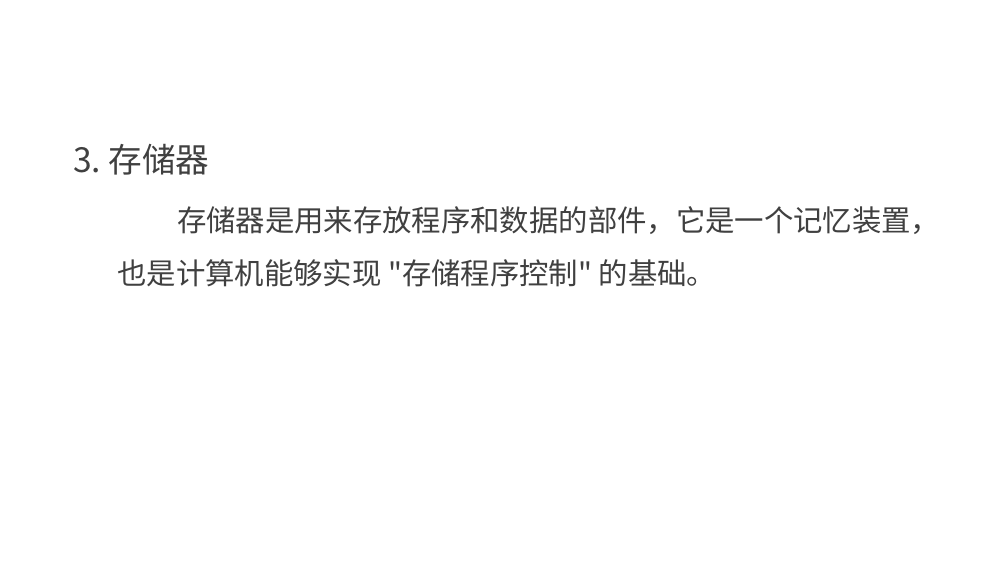
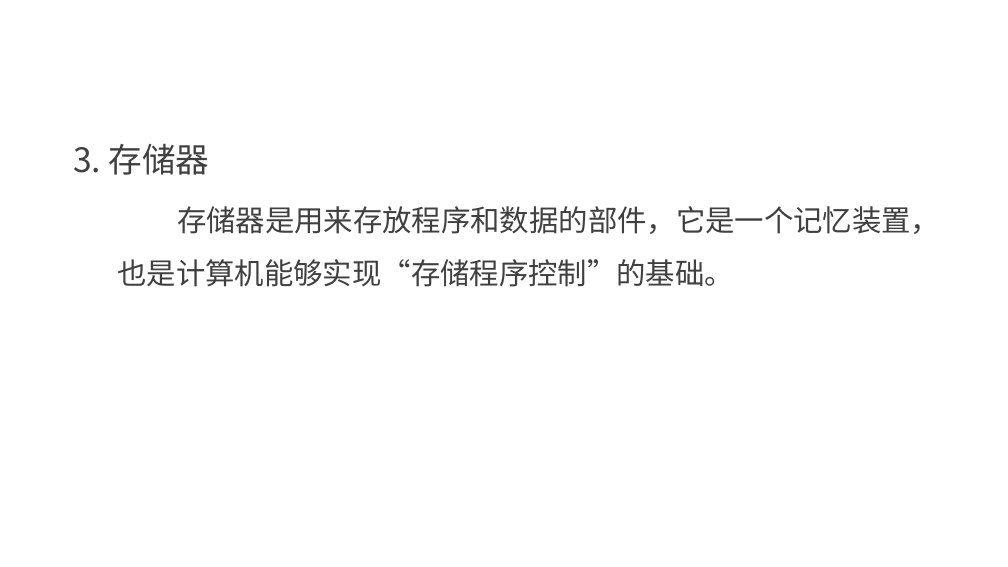
Before and after one commit to edu2act/course-computerIntroduction, a slide deck: slide 24 of materials/slides/ch01.pptx. Drawn at 1008x567 pixels with LibreOffice and Linux fonts; fonts in the diff are those of the drawing; background and template pictures are left out. Boxes give left, top, right and bottom in pixels: in the first picture for what was removed or moved away, otherwise in the second. Text is boxed around its words. In the diff, an @@ line names an element or a change of style, - is before the commit and + after.

```diff
--- a/materials/slides/ch01.pptx
+++ b/materials/slides/ch01.pptx
@@ text at [117, 206, 940, 287]: text changed @@
-存储器是用来存放程序和数据的部件，它是一个记忆装置，也是计算机能够实现 "存储程序控制" 的基础。
+存储器是用来存放程序和数据的部件，它是一个记忆装置，也是计算机能够实现“存储程序控制”的基础。
```
Also in this commit, not shown: 4 other slides changed, 3 other files.
